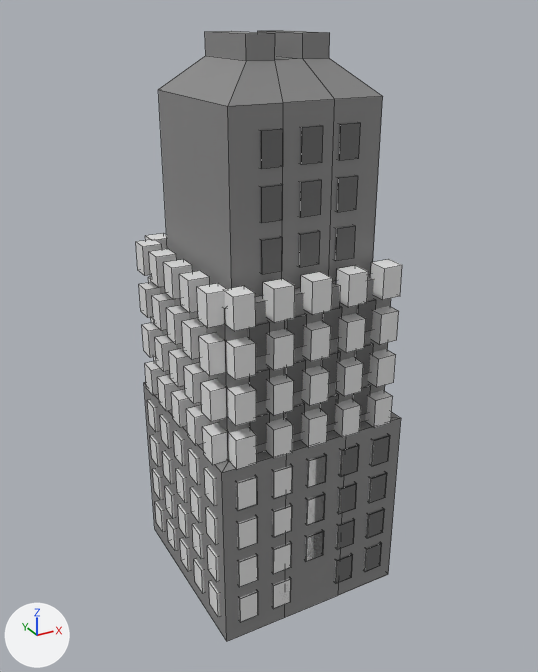
Before and after pictures for a commit that changed the FBX model Assets/Meshes/Consumables/building4.fbx.
Camera for both pictures: a camera (50 mm lens) standing at (-33.3, -61.1, 57.9) and looking at (0.1, -0.4, 27.5). Lighting does not change. The marker at lower left points along +X, +Y and +Z. Mesh edges are drawn as thin lines. Where no turn or scale is listed for an object, it has been applied to the vertices.
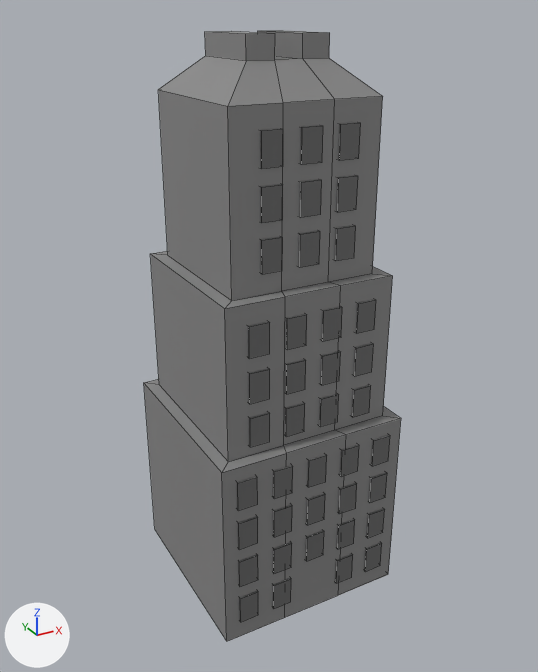
Changed parts and their boxes [x1, y1, x2, y2] in the pictures (538 x 672 px):
'Cube.004', deleted: before [224, 259, 402, 622]
'Cube.002', deleted: before [136, 239, 228, 617]
'Cube.003', deleted: before [145, 233, 167, 361]

Edits to the bpy script that builds the scene:
```text
Remove ob_cube_003:
    ob_cube_003 = bpy.data.objects.new('Cube.003', me_cube_008)
    ob_cube_003.location = (0.0, 0.0, 0.0)
Remove ob_cube_004:
    ob_cube_004 = bpy.data.objects.new('Cube.004', me_cube_005)
    ob_cube_004.location = (0.0, 0.0, 0.0)
    ob_cube_004.rotation_euler = (-3.142, 0.0, 1.571)  # degrees (-180, 0, 90)
    ob_cube_004.scale = (-1.0, -1.0, -1.0)
Remove ob_cube_002:
    ob_cube_002 = bpy.data.objects.new('Cube.002', me_cube_007)
    ob_cube_002.location = (0.0, 0.0, 0.0)
    ob_cube_002.rotation_euler = (-3.142, 0.0, 0.0)  # degrees (-180, 0, 0)
    ob_cube_002.scale = (-1.0, -1.0, -1.0)
```
